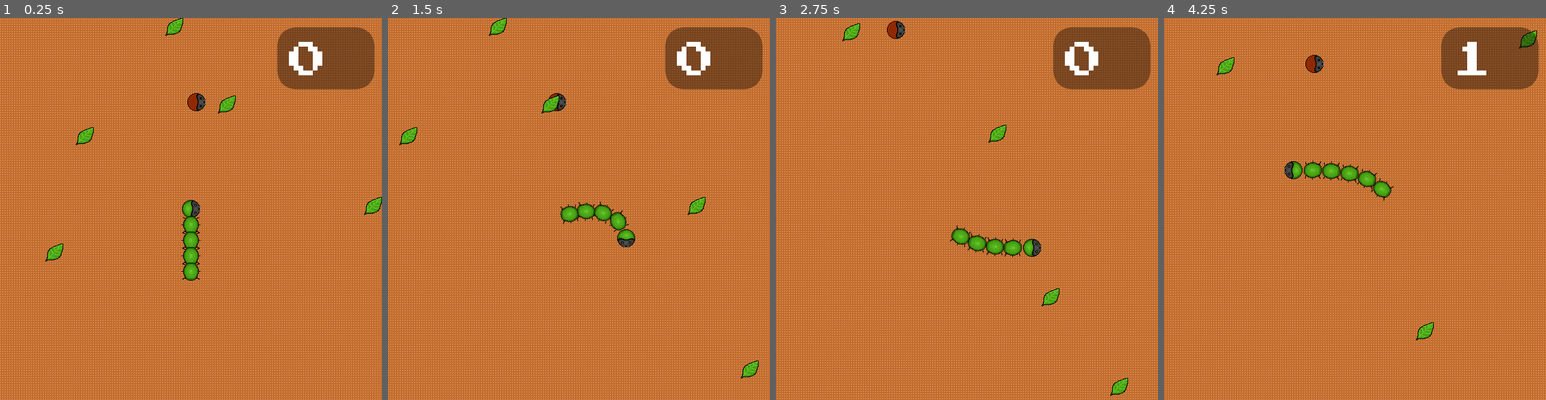
Above: before the commit, frames 1-4 (left to right).
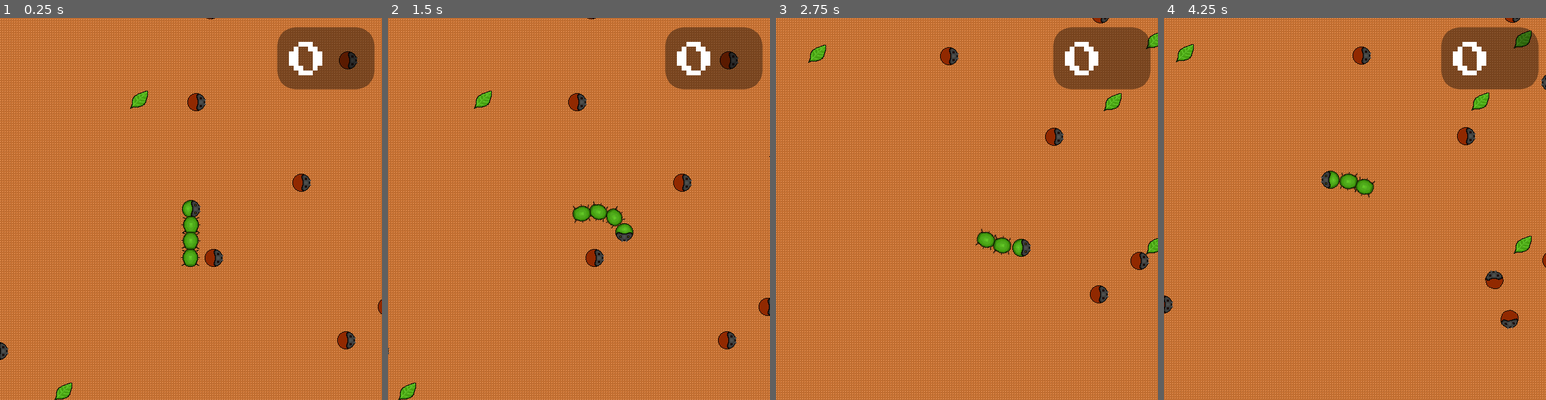
Above: after the commit, the same moments.

Repository: thatnick/grow-grow
Game: Godot game, scene res://scenes/Main.tscn
Two runs of this game, one before a commit and one after it. Both use one fixed random seed, a clock stepped at 60 frames per second and the inputs below.
Inputs:
- Up to frame 1 (0.25 s): no input
- Up to frame 2 (1.5 s): hold Right (ui_right) 0.53-1.28 s; hold Down (ui_down) from 1.28 s (still down)
- Up to frame 3 (2.75 s): release Down (ui_down) at 2.03 s; hold Right (ui_right) from 2.03 s (still down)
- Up to frame 4 (4.25 s): release Right (ui_right) at 2.78 s; hold Up (ui_up) 2.78-3.53 s; hold Left (ui_left) from 3.53 s (still down)

The runs differ from the first frame. In frame 1, 2.1% of the frame differs, in the area x 0-100%, y 0-100%; in frame 2, 50%; in frame 3, 50%; in frame 4, 51%.

Commit message:
Enemies auto spawn

Diff:
--- a/scenes/Enemy.gd
+++ b/scenes/Enemy.gd
@@ -4,7 +4,6 @@
 var velocity = Vector2()
 var dir = Vector2()
 
-# Called when the node enters the scene tree for the first time.
 func _ready():
 	velocity = Vector2(speed, 0)
 	rotation = dir.angle()
@@ -12,9 +11,11 @@
 func _physics_process(delta):
 	rotation = velocity.angle()
 	var collision = move_and_collide(velocity * delta)
+
+	if collision && collision.collider.has_method("hit"):
+		queue_free()
+		collision.collider.hit()
+		return
 	if collision:
 		velocity = velocity.bounce(collision.normal)
 		print("Collider name is " + str(collision.collider.name))
-
-func _on_TriggerZone_body_entered(body):
-	print("CATERPILLAR ALERT!!!")
--- a/scenes/Enemy.tscn
+++ b/scenes/Enemy.tscn
@@ -1,12 +1,10 @@
-[gd_scene load_steps=5 format=2]
+[gd_scene load_steps=4 format=2]
 
 [ext_resource path="res://sprites/enemies/EVILCatHead3_singleframe.png" type="Texture" id=1]
 [ext_resource path="res://scenes/Enemy.gd" type="Script" id=2]
 
-[sub_resource type="RectangleShape2D" id=1]
-
-[sub_resource type="CircleShape2D" id=2]
-radius = 64.6152
+[sub_resource type="CircleShape2D" id=1]
+radius = 15.5496
 
 [node name="Enemy" type="KinematicBody2D"]
 script = ExtResource( 2 )
@@ -16,10 +14,3 @@
 
 [node name="Sprite" type="Sprite" parent="."]
 texture = ExtResource( 1 )
-
-[node name="AlertZone" type="Area2D" parent="."]
-
-[node name="CollisionShape2D" type="CollisionShape2D" parent="AlertZone"]
-shape = SubResource( 2 )
-
-[connection signal="body_entered" from="AlertZone" to="." method="_on_TriggerZone_body_entered"]
--- a/scripts/Head.gd
+++ b/scripts/Head.gd
@@ -26,3 +26,6 @@
 	velocity = move_and_slide(velocity)
 
 	set_rotation(direction)
+
+func hit():
+	print("You died?")
--- a/scripts/Main.gd
+++ b/scripts/Main.gd
@@ -1,24 +1,40 @@
 extends Node
 
 const NUM_COLLECTABLES = 20
+const NUM_ENEMIES = 20
 const background_size = Vector2(1280, 1280)
 const collectable = preload("res://scenes/Collectable.tscn")
+const enemy = preload("res://scenes/Enemy.tscn")
 var rng = RandomNumberGenerator.new()
 
 func _ready():
+	randomize()
 	rng.randomize()
+
 	for i in NUM_COLLECTABLES:
-		spawn(collectable)
+		spawn_collectable()
+	for i in NUM_ENEMIES:
+		spawn_enemy()
+
+	$EnemyTimer.start()
 
 func _on_Collectable_collected(value):
-	spawn(collectable)
+	spawn_collectable()
 
-func spawn(scene):
-	var new_collectable = scene.instance()
+func spawn_collectable():
+	var new_collectable = collectable.instance()
 	new_collectable.connect("collected", self, "_on_Collectable_collected")
 	new_collectable.connect("collected", $Player, "_on_Collectable_collected")
-	new_collectable.position = Vector2(
-		rng.randi_range(0, background_size.x),
-		rng.randi_range(0, background_size.y)
+	new_collectable.position = get_rand_pos()
+	add_child(new_collectable)
+
+func spawn_enemy():
+	var new_enemy = enemy.instance()
+	new_enemy.position = get_rand_pos()
+	add_child(new_enemy)
+
+func get_rand_pos():
+	return Vector2(
+		rng.randi_range(32, background_size.x - 32),
+		rng.randi_range(32, background_size.y - 32)
 	)
-	add_child(new_collectable)
--- a/scripts/Tail.gd
+++ b/scripts/Tail.gd
@@ -24,3 +24,6 @@
 		set_rotation(direction.angle())
 	speed = get_parent().speed
 	velocity = move_and_slide(velocity * speed)
+
+func hit():
+	queue_free()
